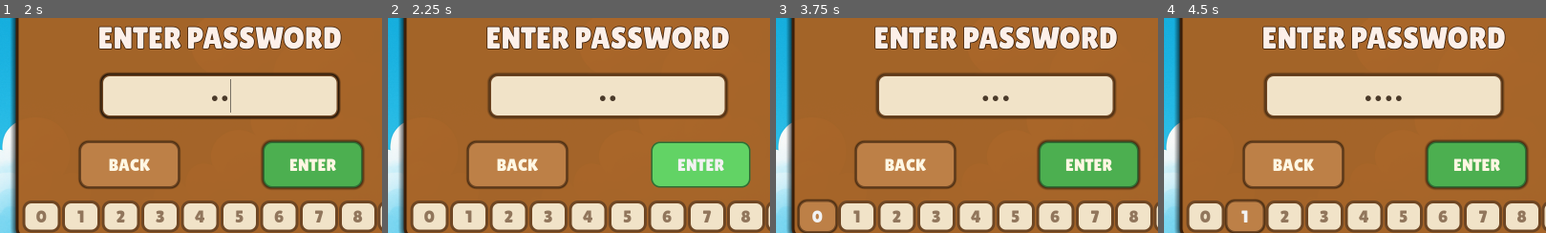
Above: before the commit, frames 1-4 (left to right).
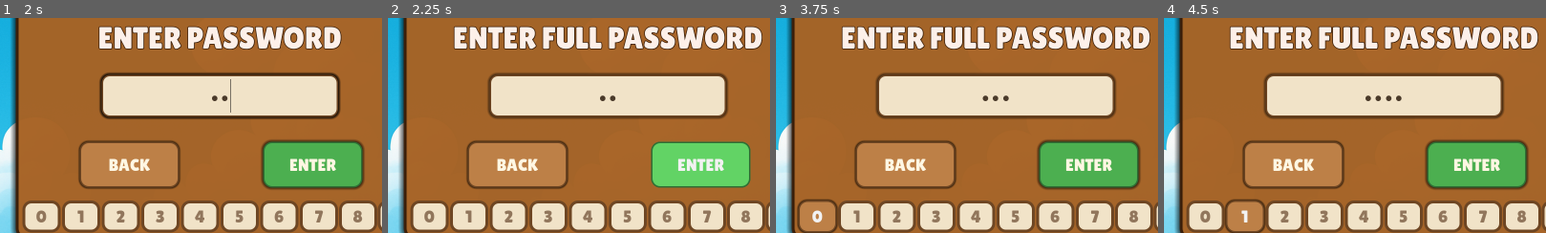
Above: after the commit, the same moments.

Repository: HumaidEbrahim/Arcademia
Game: Godot game, scene res://ui/menu/Selection/user_selection.tscn
Same seed, same stepped clock (60 frames per second), same inputs: the game is played once before the commit and once after it.
Inputs (mouse positions are % of the whole screen's width and height, from its top left):
- Up to frame 1 (2 s): click "TEACHER" at 0.5 s; click (50, 45) at 1.27 s; type "12" at 1.35 s
- Up to frame 2 (2.25 s): click "ENTER" at 2 s
- Up to frame 3 (3.75 s): click "ENTER" at 2.75 s; click "0" at 3.5 s
- Up to frame 4 (4.5 s): click "1" at 4.25 s
The pictures show only the part of the screen within x 21-71%, y 27-77%; the shares and areas given below are measured in that part.

Frame 1 is identical in both runs. In frame 2, 6.2% of the frame differs, in the area x 17-98%, y 3-15%; in frame 3, 6.2%; in frame 4, 6.2%.

Commit message:
added a few comments and warning for invalid/short passwords

Diff:
--- a/ui/menu/Login/teacher_login.gd
+++ b/ui/menu/Login/teacher_login.gd
@@ -1,5 +1,6 @@
 extends Control
 
+@onready var label_password: Label = $HeaderPanel/Label
 @onready var line_edit_pin: LineEdit = $HeaderPanel/LineEdit
 @onready var btn_enter: Button = $HeaderPanel/BtnEnter
 @onready var btn_back: Button = $HeaderPanel/BtnBack
@@ -20,13 +21,28 @@
 	for num in number_buttons:
 		var button: Button = number_buttons[num]
 		button.pressed.connect(add_num_to_pin.bind(num))
-
+	btn_enter.pressed.connect(func(): validate_pin())
 
 func add_num_to_pin(num: int) -> void:
 	if line_edit_pin.text.length() < 4:
 		line_edit_pin.text += str(num)
 
+func is_pin_valid(entered_pin) -> bool:
+	if entered_pin == entered_pin: # TODO fetch pin and check its valid
+		return true
+	else:
+		return false
+
 func validate_pin() -> void:
-	# TODO check the entered pin is valid
-	print(line_edit_pin.text)
-	pass
+	var entered_pin = line_edit_pin.text
+
+	if line_edit_pin.text.length() < 4: # Debatable if this is needed but I have it here for now
+		label_password.text = "ENTER FULL PASSWORD"
+		return
+
+	if is_pin_valid(entered_pin):
+		pass # TODO go to next screen
+	else:
+		label_password.text = "INCORRECT PASSWORD"
+
+	line_edit_pin.text = ""
